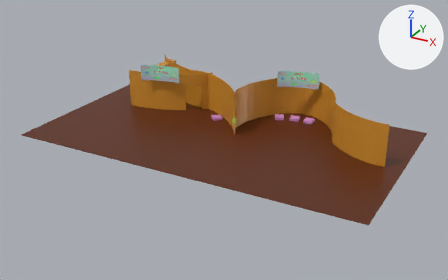
The COLLADA model model/set.dae: old version first, new version second.
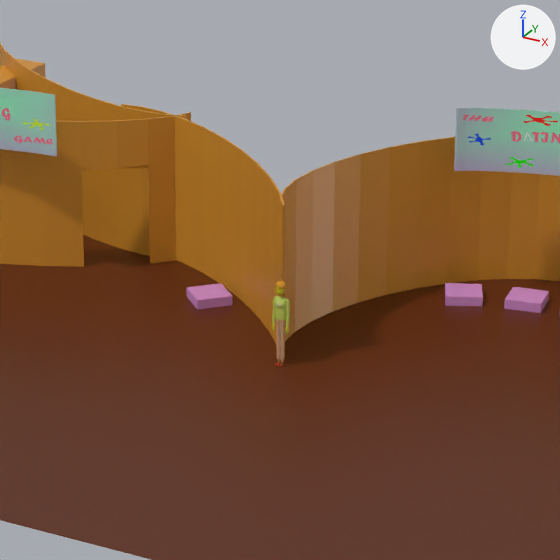
Old and new are each drawn whole from a camera (50 mm lens) standing at (53.5, -111.7, 51.1) and looking at (-3.4, -8.2, -0.6) and again close up on the part from 37% to 68% of the width and 16% to 65% of the height. The axes (+X, +Y, +Z) are drawn at upper right. The lights are the same throughout. Where no turn or scale is listed for an object, it has been applied to the vertices.

In view in the first close-up: 'Cube', 'Cube_002', 'Cube_004', 'Cylinder', 'Cylinder_001', 'WholeBody_010', 'walls', 'walls_001', 'walls_003', 'walls_004'.
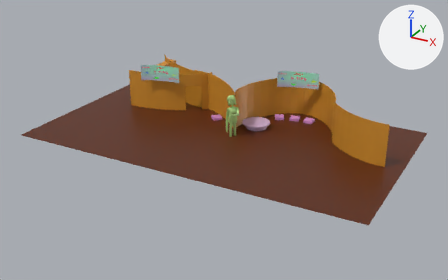
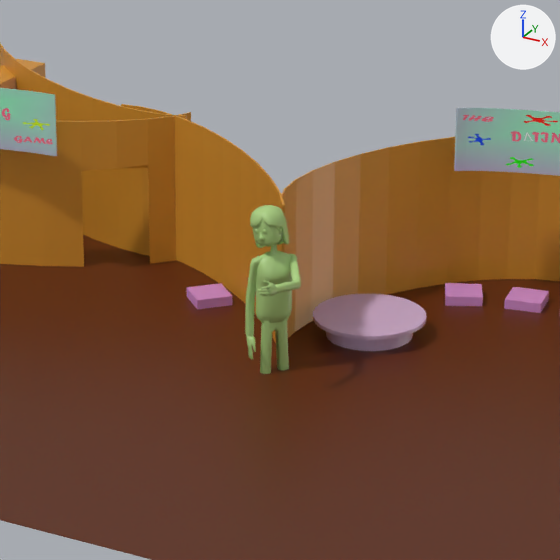
The change, as a list of edits to the scene's bpy script:
```text
Change mat_shoes:
    mat_shoes.base_color: (0.64, 0.0403, 0.0) -> (0.416, 0.64, 0.226)  # orange #d13900 -> green #add183
Add mat_material_002:
    mat_material_002 = principled_material('Material_002')
    mat_material_002.base_color = (0.619, 0.431, 0.64)  # pink #ceafd1
    mat_material_002.roughness = 0.44
Add me_root_001:
    me_root_001.from_pydata(...)  # a 32-sided cylinder along z spanning x -3.0..3.0, y -3.0..3.0, z 0.69..0.89; a 32-sided cylinder along z spanning x -2.3..2.3, y -2.3..2.3, z -2.39..0.81
    me_root_001.materials.append(mat_material_002)  # pink #ceafd1
Add me_root_042:
    me_root_042.from_pydata(...)  # 2806 vertices, 5297 faces; spans x -1.84..1.53, y -2.76..2.4, z -6.67..6.67
    me_root_042.materials.append(mat_shoes)  # green #add183
Remove ob_wholebody_010:
    ob_wholebody_010 = bpy.data.objects.new('WholeBody_010', me_wholebody_010)
    ob_wholebody_010.location = (-2.21, -5.85, 0.0)
Add ob_root_001:
    ob_root_001 = bpy.data.objects.new('root_001', me_root_001)
    ob_root_001.location = (0.0, 0.0, 0.26)
Add ob_root_042:
    ob_root_042 = bpy.data.objects.new('root_042', me_root_042)
    ob_root_042.location = (-1.69, -7.87, 2.22)
```

What differs and where, as boxes (x1, y1, x2, y2) in the close-ups (560 x 560 px):
'root_042', added (green): after (245, 205, 301, 374)
'root_001', added (pink): after (313, 294, 427, 351)
'WholeBody_010', deleted: before (272, 281, 290, 367)
    faces in mat_body (yellow #c2d15b): (272, 296, 290, 327)
    faces in mat_trousers (brown #d19f76): (276, 319, 285, 364)
